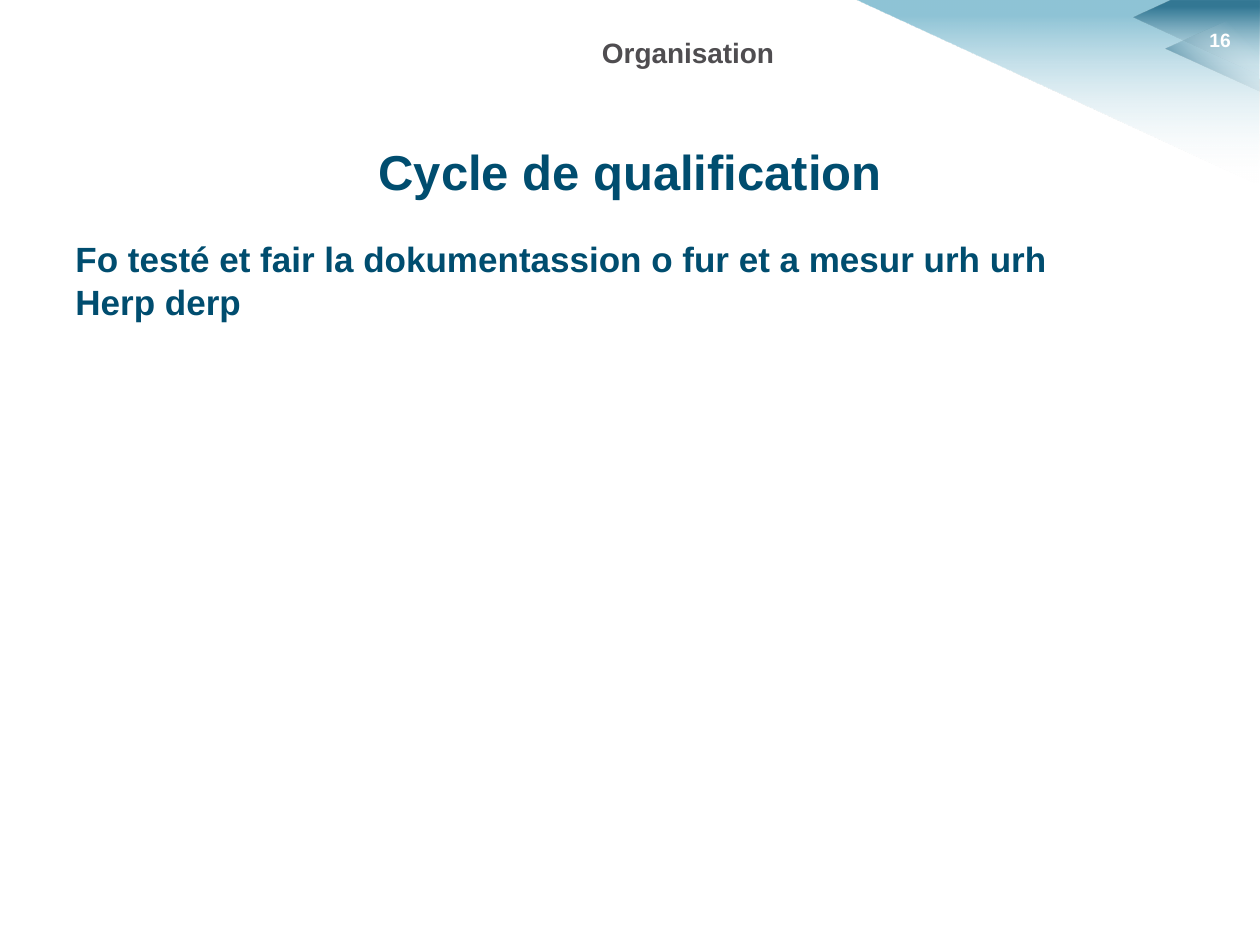
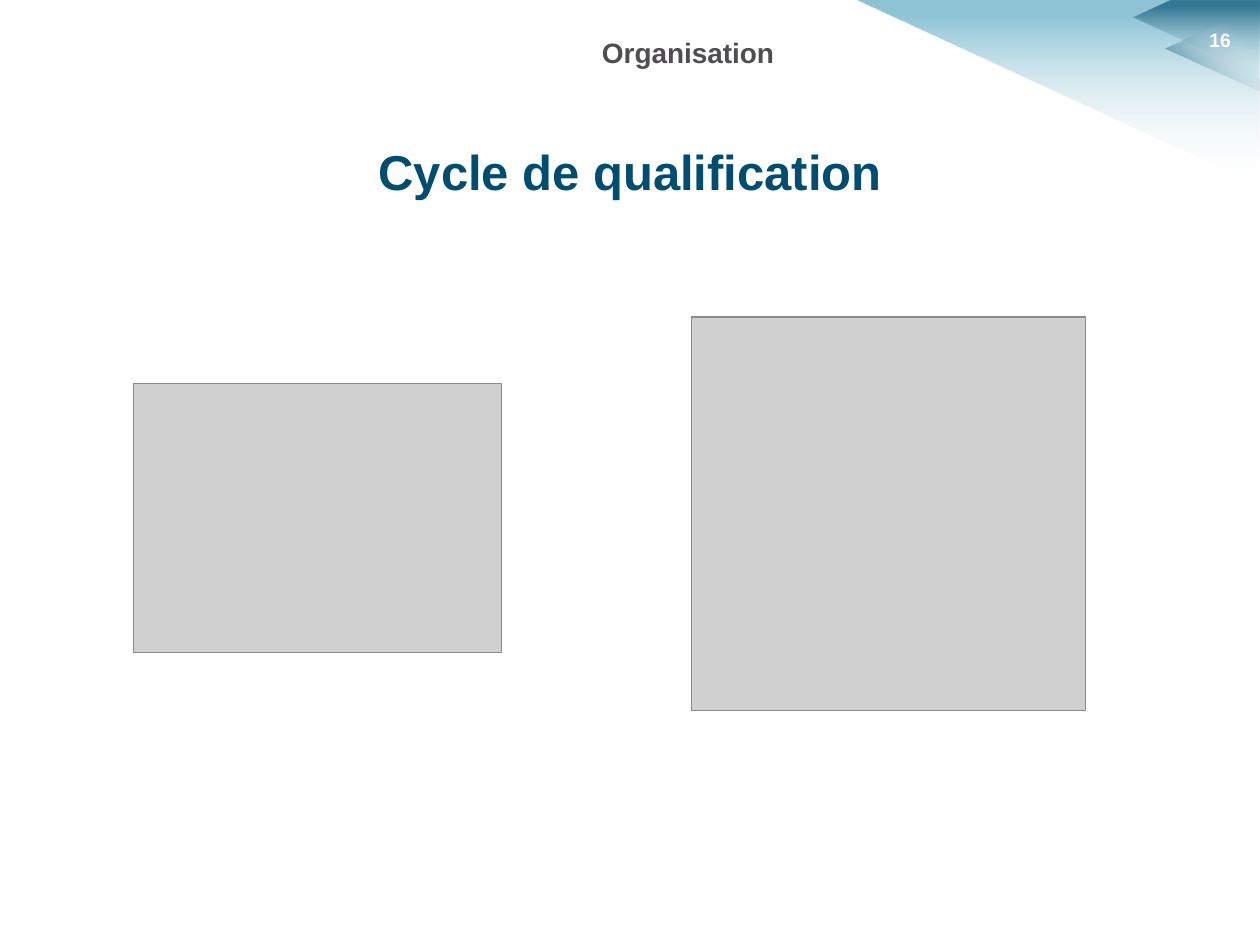
Before and after one commit to HKervadec/korrigolo, a slide deck: slide 16 of soutenances/planification/soutenance_planification.pptx. Drawn at 1260x945 pixels with LibreOffice and Linux fonts; fonts in the diff are those of the drawing; grey boxes stand for pictures; background and template pictures are left out. Boxes give left, top, right and bottom in pixels: in the first picture for what was removed or moved away, otherwise in the second. Text is boxed around its words. In the diff, an @@ line names an element or a change of style, - is before the commit and + after.

```diff
--- a/soutenances/planification/soutenance_planification.pptx
+++ b/soutenances/planification/soutenance_planification.pptx
@@ text at [75, 246, 1046, 321]: paragraphs removed @@
-Fo testé et fair la dokumentassion o fur et a mesur urh urh
-Herp derp
@@ picture added at [692, 318, 1085, 711] @@
@@ picture added at [134, 383, 501, 653] @@
```
Also in this commit, not shown: 9 other slides changed, 5 slides added, 5 slides removed.
